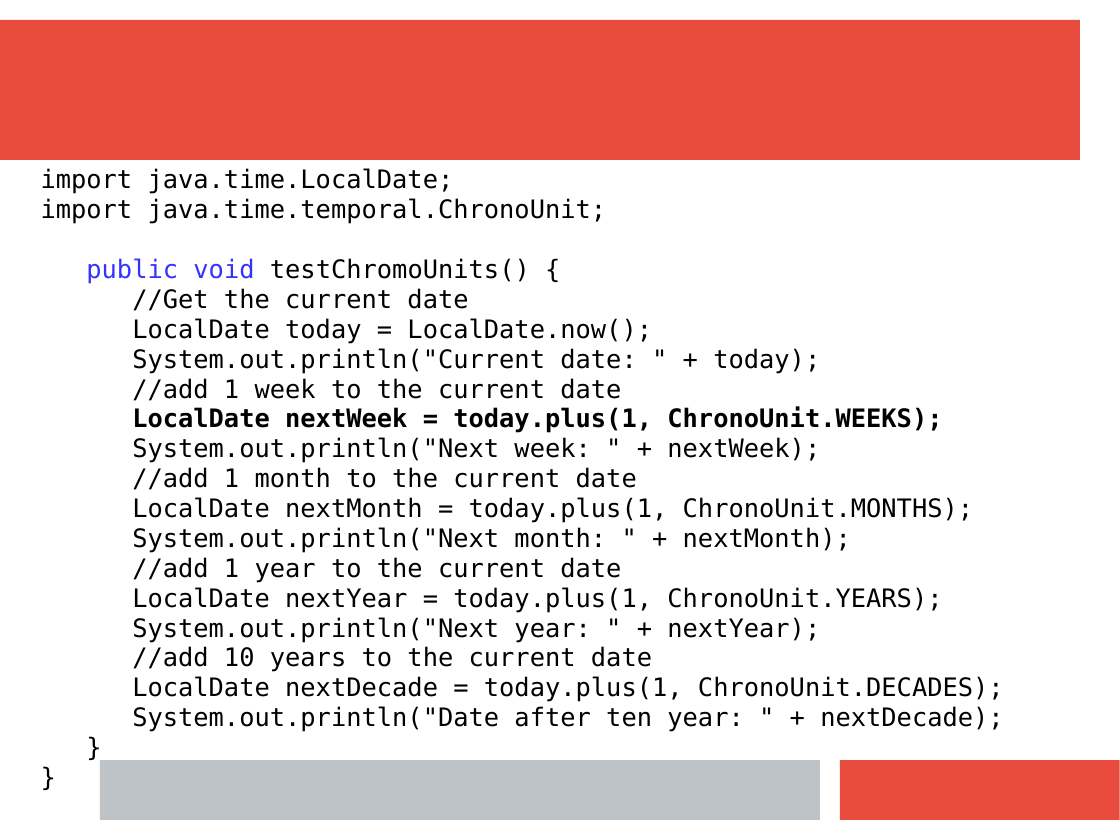
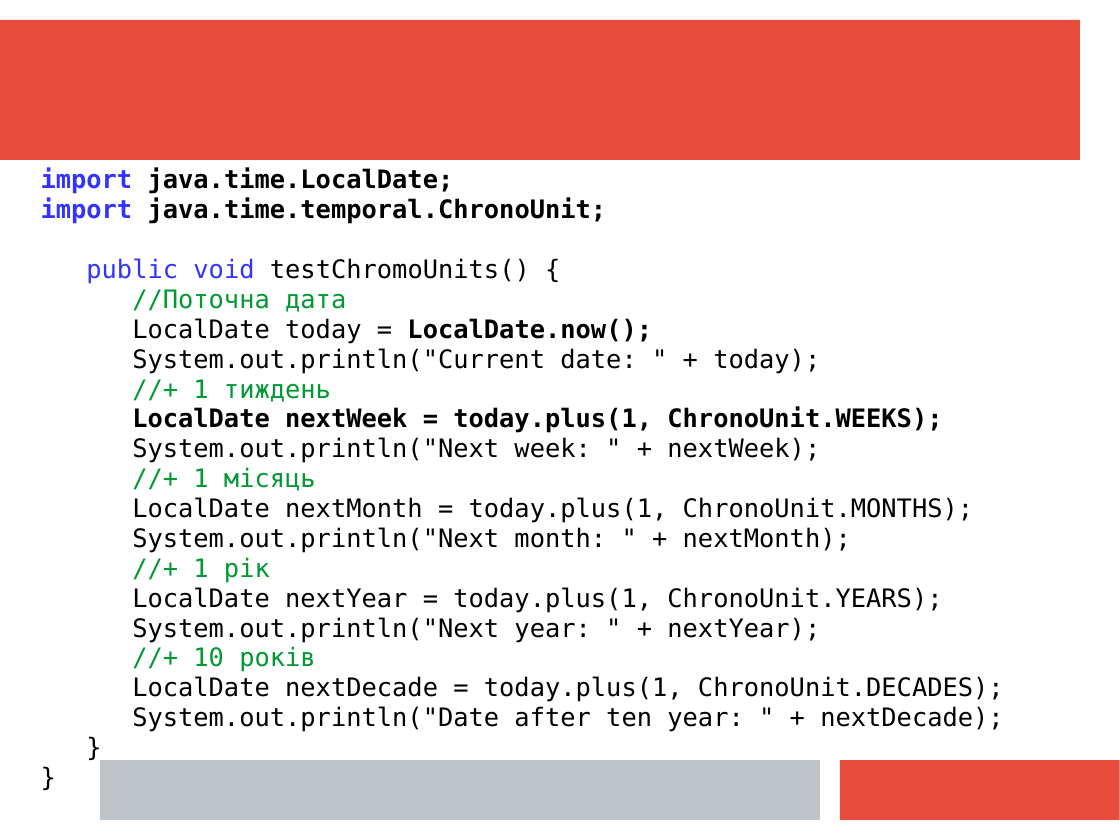
Before and after one commit to mecchmatProjects/JavaCourse, a slide deck: slide 7 of JavaTutorUkr9.ppt. Drawn at 1120x840 pixels with LibreOffice and Linux fonts; fonts in the diff are those of the drawing. Boxes give left, top, right and bottom in pixels: in the first picture for what was removed or moved away, otherwise in the second. Text is boxed around its words. In the diff, an @@ line names an element or a change of style, - is before the commit and + after.

```diff
--- a/JavaTutorUkr9.ppt
+++ b/JavaTutorUkr9.ppt
@@ text at bbox=[41, 168, 652, 344]: text colour #000000 to #3333FF in "import", "import"; bold on in "import java.time.LocalDate;", "import java.time.temporal.ChronoUnit;", "LocalDate.now();" @@
@@ text at bbox=[132, 289, 346, 312]: text changed; text colour #000000 to #009933 @@
-//Get the current date
+//Поточна дата
@@ text at bbox=[193, 379, 331, 402]: text changed; text colour #000000 to #009933 @@
-//add 1 week to the current date
+//+ 1 тиждень
@@ text at bbox=[193, 467, 316, 491]: text changed; text colour #000000 to #009933 @@
-//add 1 month to the current date
+//+ 1 місяць
@@ text at bbox=[193, 557, 270, 583]: text changed; text colour #000000 to #009933 @@
-//add 1 year to the current date
+//+ 1 рік
@@ text at bbox=[193, 646, 315, 672]: text changed; text colour #000000 to #009933 @@
-//add 10 years to the current date
+//+ 10 років
```
Also in this commit, not shown: 24 other slides changed, 21 slides added.
